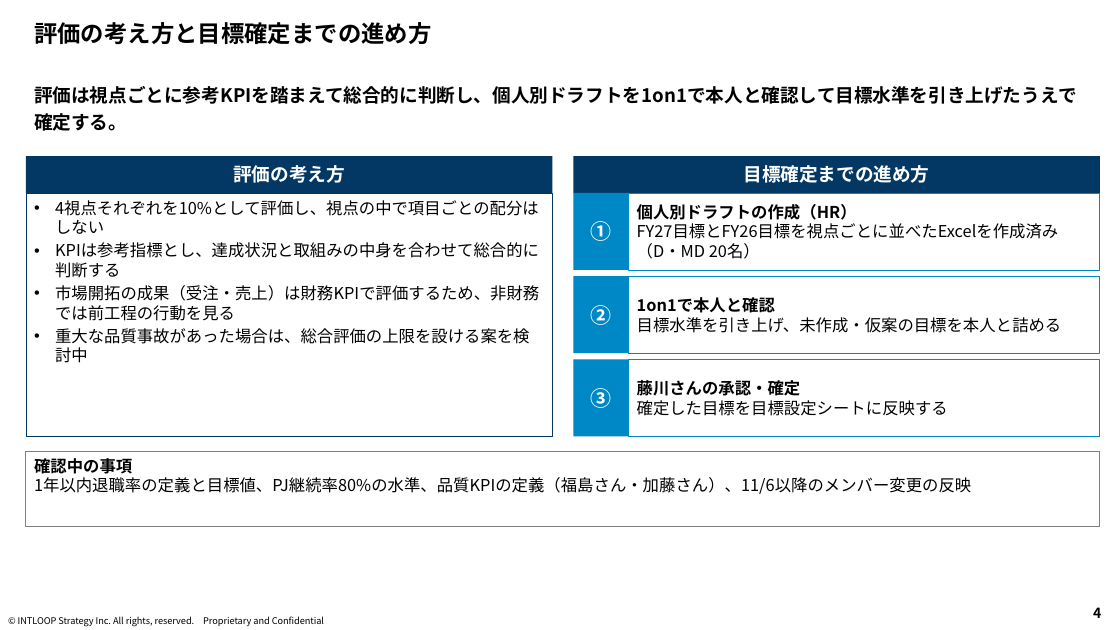
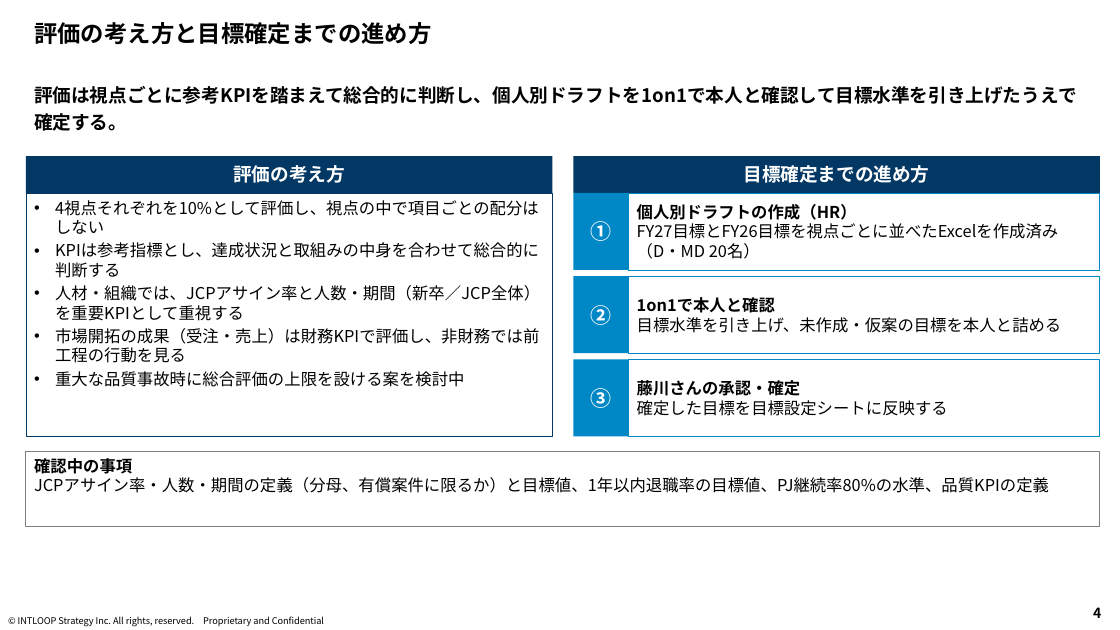
Before and after one commit to mkomko2011/For-AI, a slide deck: slide 4 of FY27_DMD非財務KPI_位置づけと評価項目_説明資料_20261111.pptx. Drawn at 1120x630 pixels with LibreOffice and Linux fonts; fonts in the diff are those of the drawing; background and template pictures are left out. Boxes give left, top, right and bottom in pixels: in the first picture for what was removed or moved away, otherwise in the second. Text is boxed around its words. In the diff, an @@ line names an element or a change of style, - is before the commit and + after.

```diff
--- a/FY27_DMD非財務KPI_位置づけと評価項目_説明資料_20261111.pptx
+++ b/FY27_DMD非財務KPI_位置づけと評価項目_説明資料_20261111.pptx
@@ text in rectangle at bbox=[55, 285, 540, 387]: text changed @@
-• 市場開拓の成果（受注・売上）は財務KPIで評価するため、非財務では前工程の行動を見る
-• 重大な品質事故があった場合は、総合評価の上限を設ける案を検討中
+• 人材・組織では、JCPアサイン率と人数・期間（新卒／JCP全体）を重要KPIとして重視する
+• 市場開拓の成果（受注・売上）は財務KPIで評価し、非財務では前工程の行動を見る
+• 重大な品質事故時に総合評価の上限を設ける案を検討中
@@ text in rectangle at bbox=[34, 477, 1049, 493]: text changed @@
-1年以内退職率の定義と目標値、PJ継続率80%の水準、品質KPIの定義（福島さん・加藤さん）、11/6以降のメンバー変更の反映
+JCPアサイン率・人数・期間の定義（分母、有償案件に限るか）と目標値、1年以内退職率の目標値、PJ継続率80%の水準、品質KPIの定義
```
Also in this commit, not shown: 1 other slide changed, 1 other file.
